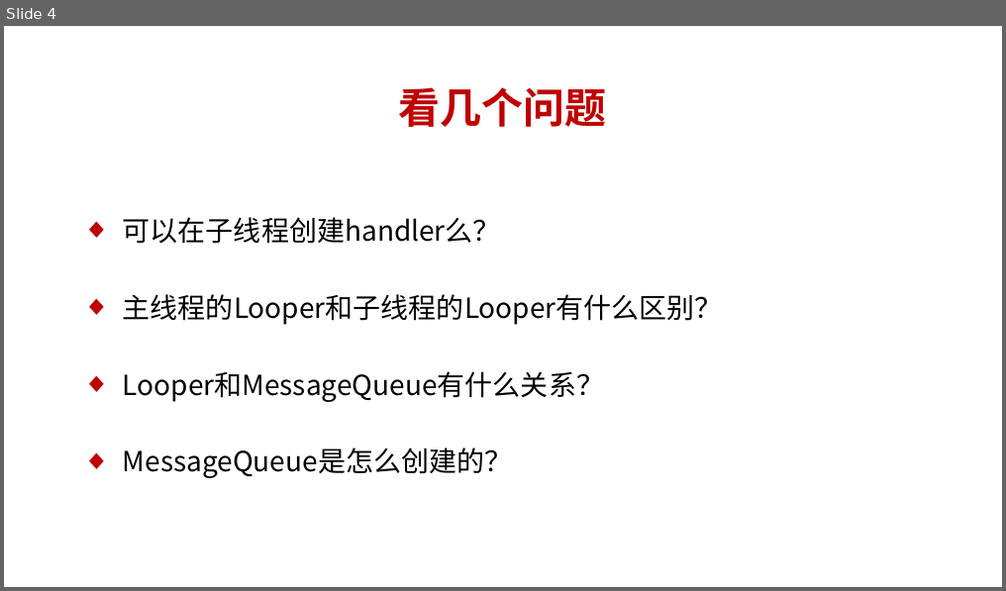
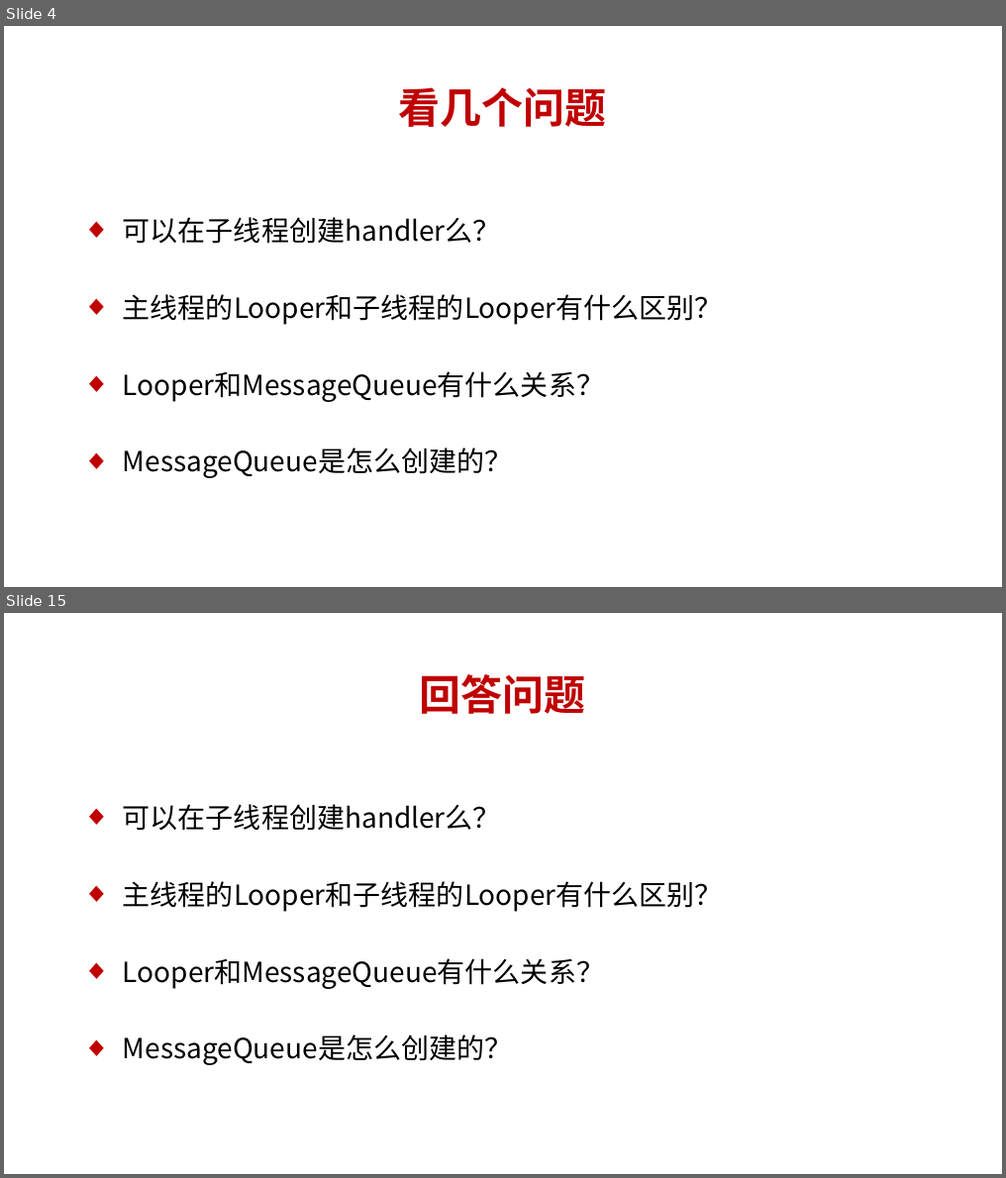
Before and after one commit to dingjikerbo/Android-Interview, a slide deck: Android Framework课程/第10章 线程通信/10.1 说说线程的消息队列是怎么创建的.pptx. Shown one above the other, each under a label of ours: slide 4 before the commit, slides 4 and 15 after it; the slides between them are not shown. The pictures are 1006x591 and 1006x1178 pixels, drawn with LibreOffice and Linux fonts; fonts in the diff are those of the drawing. Boxes give left, top, right and bottom in pixels: in the first picture for what was removed or moved away, otherwise in the second. Text is boxed around its words. In the diff, an @@ line names an element or a change of style, - is before the commit and + after.

```diff
--- a/Android Framework课程/第10章 线程通信/10.1 说说线程的消息队列是怎么创建的.pptx
+++ b/Android Framework课程/第10章 线程通信/10.1 说说线程的消息队列是怎么创建的.pptx
@@ slide 15 added at box(4, 613, 1002, 1174), background #FFFFFF @@
@@ title added at box(420, 674, 586, 714), 30 pt, text #C00000, bold @@
+回答问题
@@ text added at box(123, 804, 723, 1065), 20 pt, text #000000 @@
+◆ 可以在子线程创建handler么？
+◆ 主线程的Looper和子线程的Looper有什么区别？
+◆ Looper和MessageQueue有什么关系？
+◆ MessageQueue是怎么创建的？
```
Also in this commit, not shown: 1 slide changed, 11 other slides added, 1 slide removed, 11 other files.
